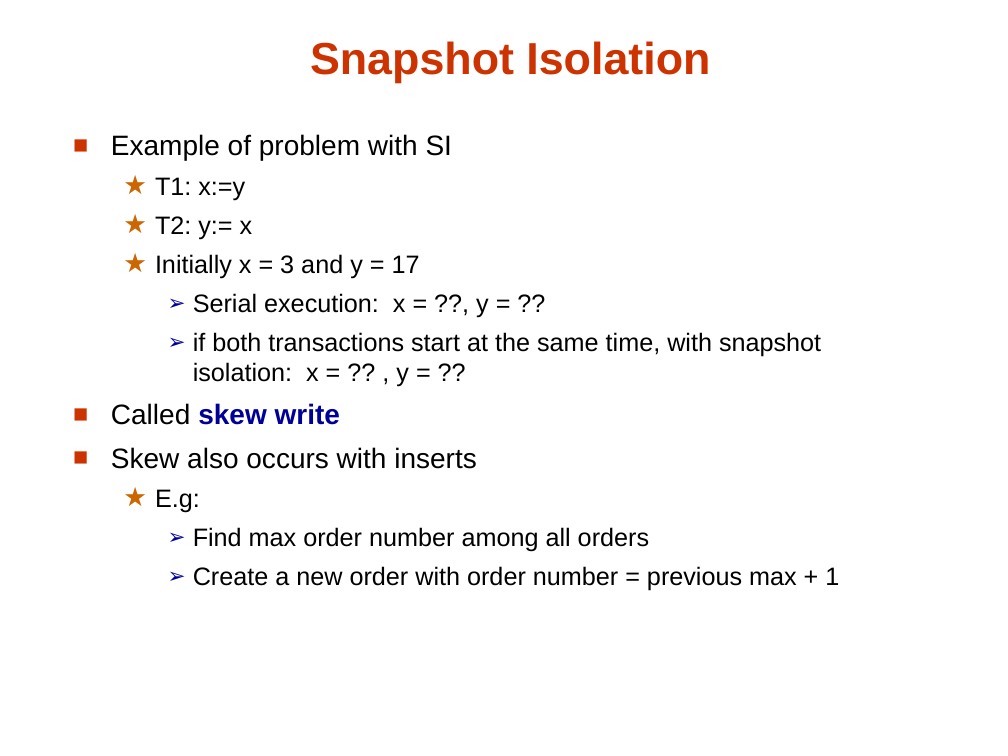
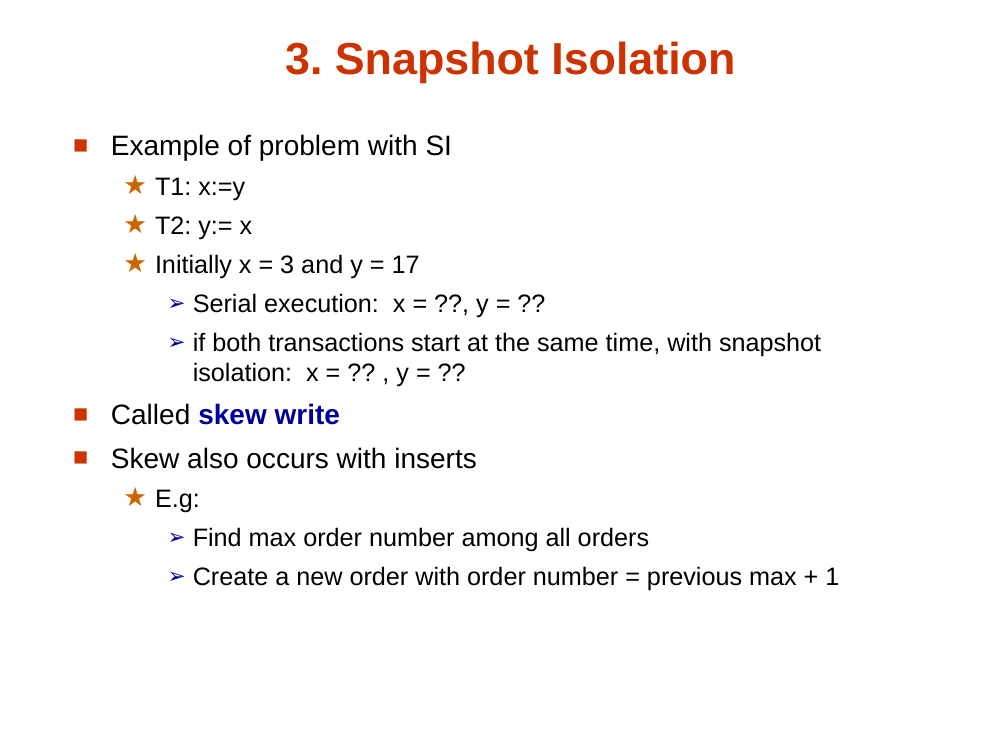
Before and after one commit to umddb/cmsc424-fall2021, a slide deck: slide 92 of Slides/06-Transactions.pptx (slide 91 before the commit). Drawn at 1008x756 pixels with LibreOffice and Linux fonts; fonts in the diff are those of the drawing. Boxes give left, top, right and bottom in pixels: in the first picture for what was removed or moved away, otherwise in the second. Text is boxed around its words. In the diff, an @@ line names an element or a change of style, - is before the commit and + after.

```diff
--- a/Slides/06-Transactions.pptx
+++ b/Slides/06-Transactions.pptx
@@ title at <box>285,41,735,83</box>: text changed @@
-Snapshot Isolation
+3. Snapshot Isolation
```
Also in this commit, not shown: 13 other slides changed, 26 slides added, 5 slides removed.
